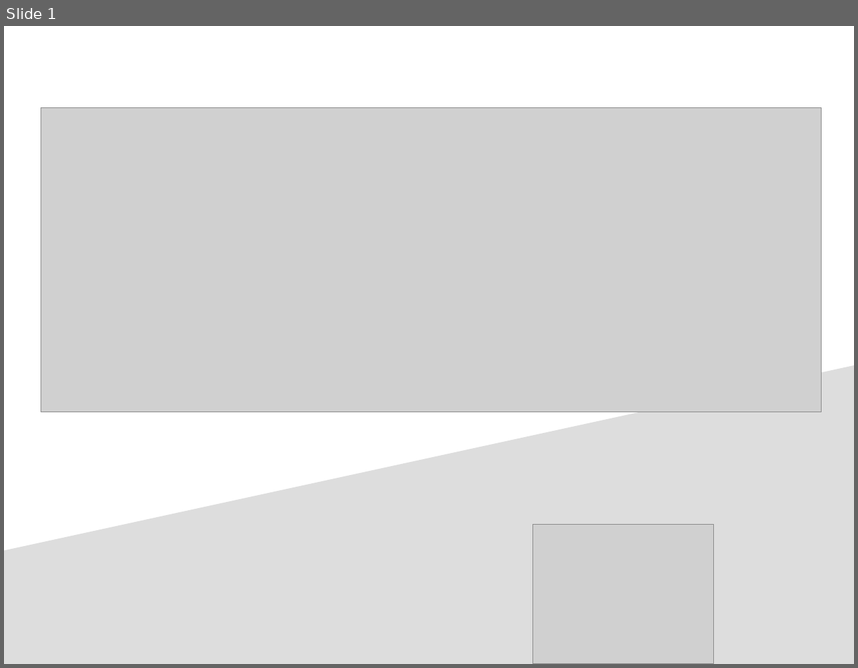
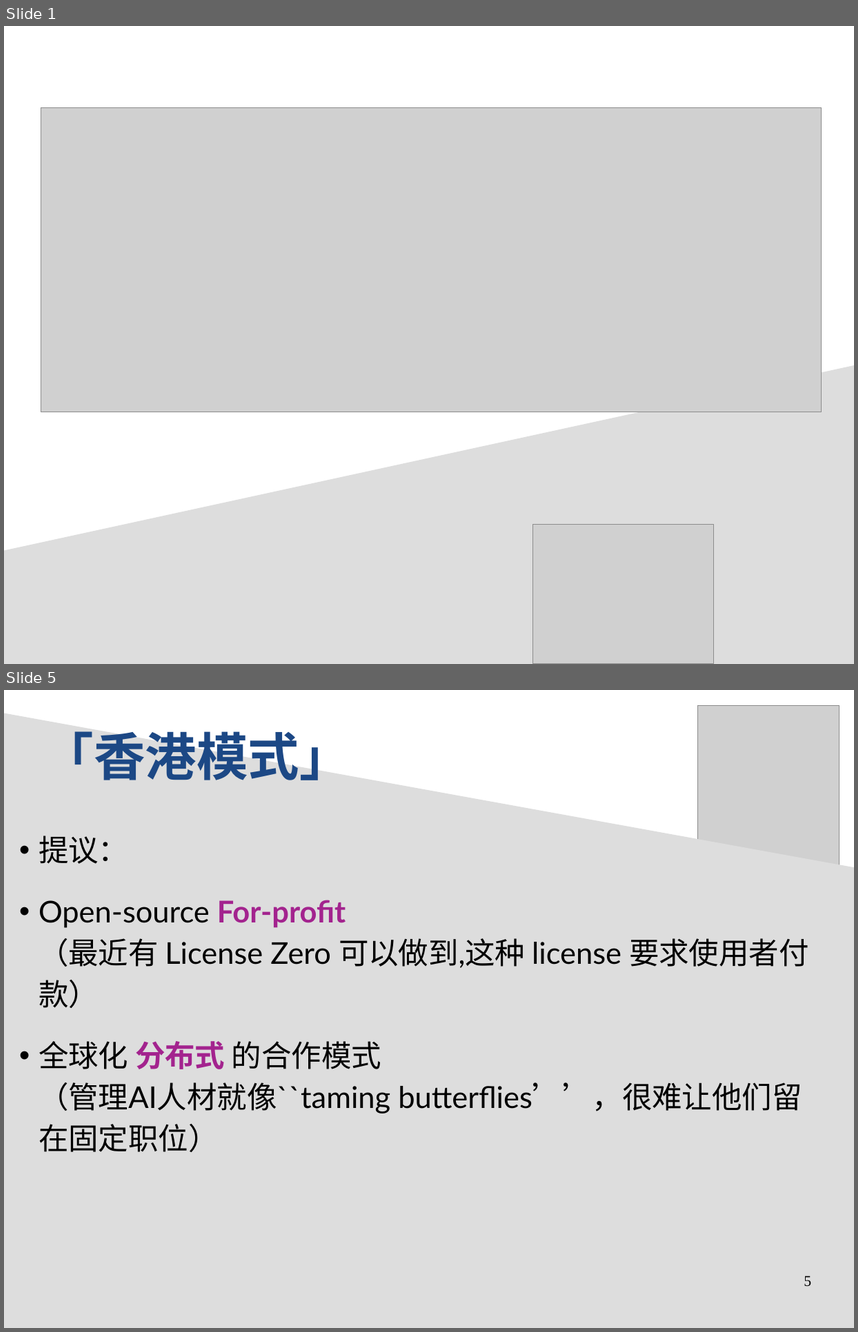
Before and after one commit to Cybernetic1/2020, a slide deck: General_Intelligence_biz-plan.odp. Shown one above the other, each under a label of ours: slide 1 before the commit, slides 1 and 5 after it; the slides between them are not shown. The pictures are 858x668 and 858x1332 pixels, drawn with LibreOffice and Linux fonts; fonts in the diff are those of the drawing; grey boxes stand for pictures. Boxes give left, top, right and bottom in pixels: in the first picture for what was removed or moved away, otherwise in the second. Text is boxed around its words. In the diff, an @@ line names an element or a change of style, - is before the commit and + after.

```diff
--- a/General_Intelligence_biz-plan.odp
+++ b/General_Intelligence_biz-plan.odp
@@ slide 5 added at [4, 690, 854, 1328], background #FFFFFF @@
@@ picture added at [698, 705, 840, 905] @@
@@ freeform shape added at [4, 713, 854, 1328], fill #DDDDDD @@
@@ text added at [43, 731, 351, 780], 48 pt, text #1C4885, bold @@
+「香港模式」
@@ text added at [38, 836, 809, 1152], 28 pt, text #000000 @@
+• 提议：
+• Open-source For-profit
+  （最近有 License Zero 可以做到,这种 license 要求使用者付款）
+• 全球化 分布式 的合作模式
+  （管理AI人材就像``taming butterflies’’，很难让他们留在固定职位）
@@ page number added at [804, 1276, 811, 1287], 14 pt, text #000000 @@
+5
```
Also in this commit, not shown: 2 slides changed, 5 other slides added, 1 slide removed, 5 other files.
